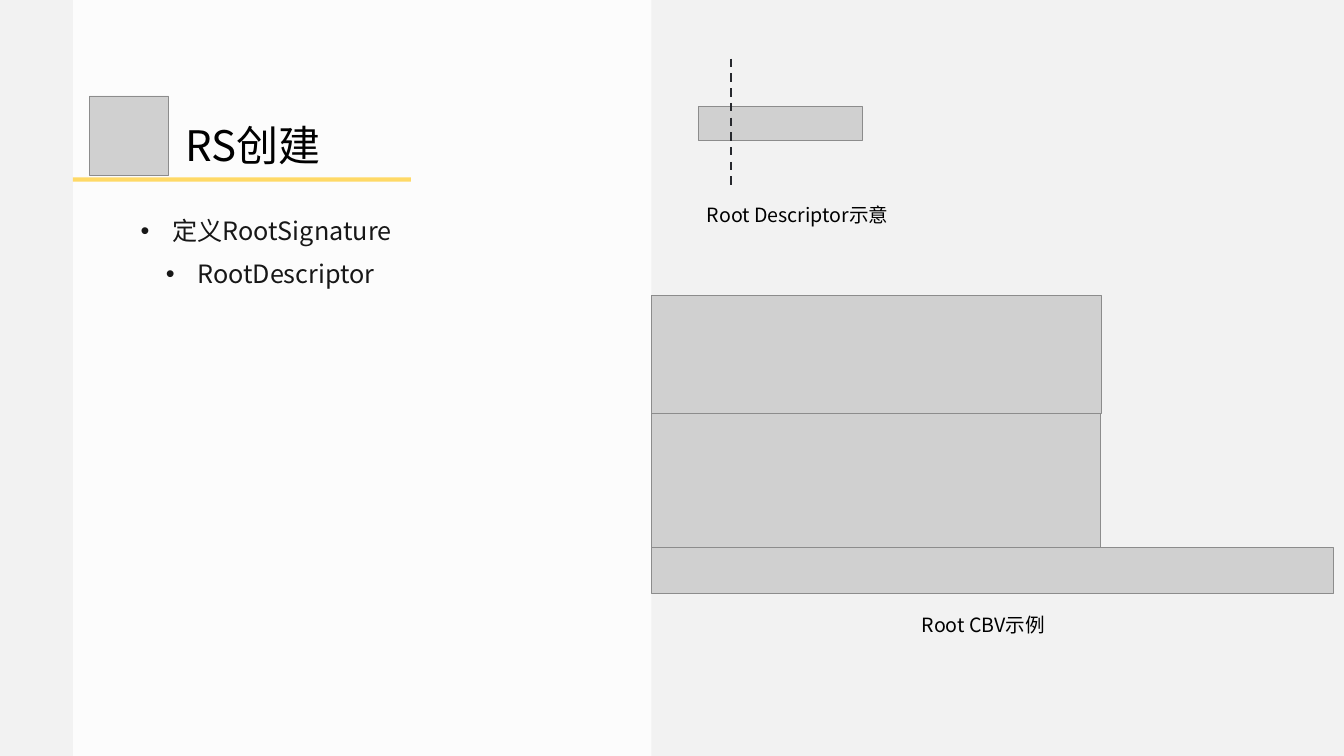
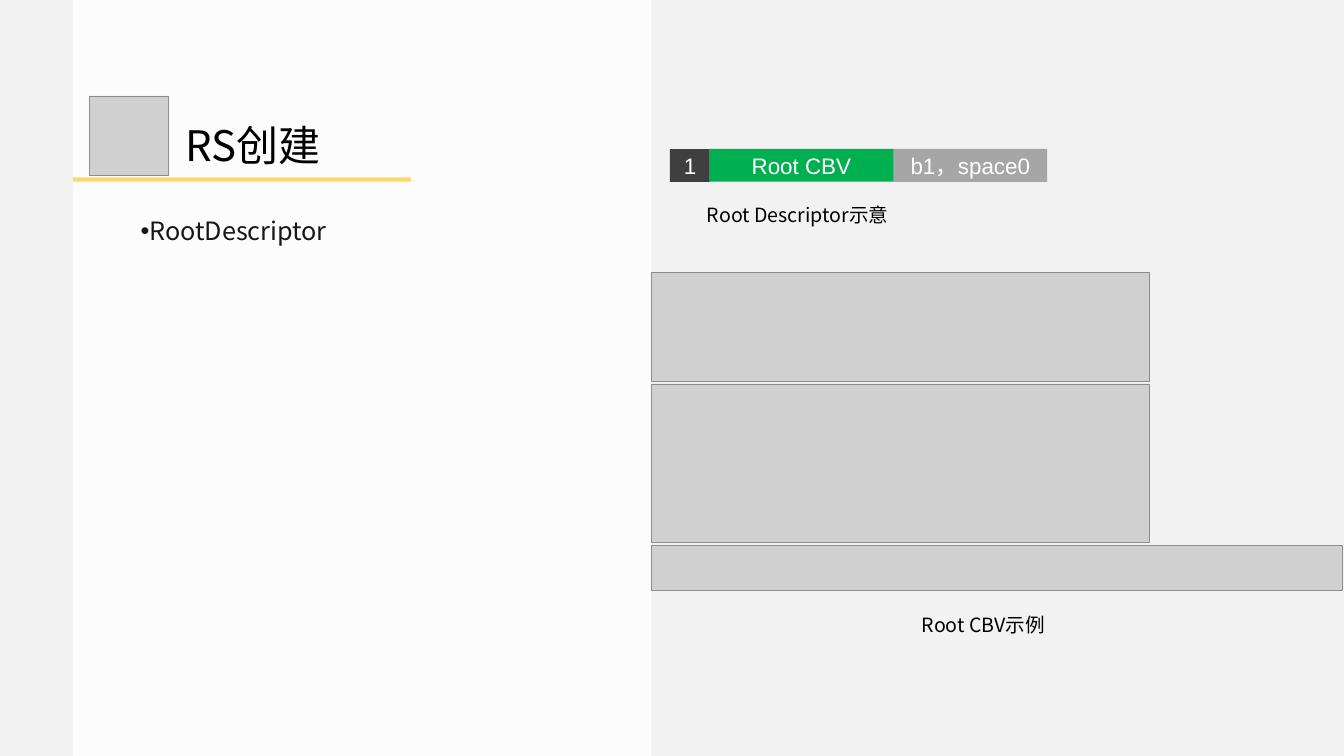
Before and after one commit to doomlover/KSGameEngineTutorials, a slide deck: slide 34 of PPTs/05.深入DX12绘制二.pptx (slide 30 before the commit). Drawn at 1344x756 pixels with LibreOffice and Linux fonts; fonts in the diff are those of the drawing; grey boxes stand for pictures. Boxes give left, top, right and bottom in pixels: in the first picture for what was removed or moved away, otherwise in the second. Text is boxed around its words. In the diff, an @@ line names an element or a change of style, - is before the commit and + after.

```diff
--- a/PPTs/05.深入DX12绘制二.pptx
+++ b/PPTs/05.深入DX12绘制二.pptx
@@ line removed from (731, 59) to (731, 188) @@
@@ picture removed at (x1=698, y1=106, x2=862, y2=141) @@
@@ rectangle added at (x1=670, y1=149, x2=710, y2=182), fill #3F3F3F, 32 pt, text #FFFFFF @@
+1
@@ rectangle added at (x1=709, y1=149, x2=894, y2=181), fill #00B050, 32 pt, text #FFFFFF @@
+Root CBV
@@ rectangle added at (x1=893, y1=149, x2=1047, y2=182), fill #A6A6A6, 32 pt, text #FFFFFF @@
+b1，space0
@@ text "RootDescriptor" at (x1=149, y1=220, x2=326, y2=246): list level 2 to 1 in "RootDescriptor" @@
@@ text at (x1=172, y1=218, x2=391, y2=247): paragraph removed @@
-• 定义RootSignature
@@ picture resized from (x1=652, y1=295, x2=1102, y2=413) to (x1=652, y1=273, x2=1149, y2=381) @@
@@ picture resized from (x1=652, y1=413, x2=1100, y2=547) to (x1=652, y1=384, x2=1149, y2=543) @@
@@ picture resized from (x1=652, y1=547, x2=1333, y2=593) to (x1=652, y1=545, x2=1342, y2=590) @@
```
Also in this commit, not shown: 21 other slides changed, 2 slides added, 1 other file.
